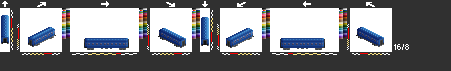
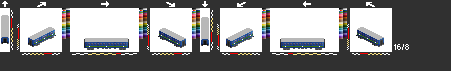
The second 451×71 image is a revision of the first. Changes to its layers:
showed "bn6", painted on it over [left=1, top=15, right=384, bottom=47]
showed "bn" over [left=1, top=15, right=384, bottom=49]
hid "a" over [left=1, top=15, right=384, bottom=49]
